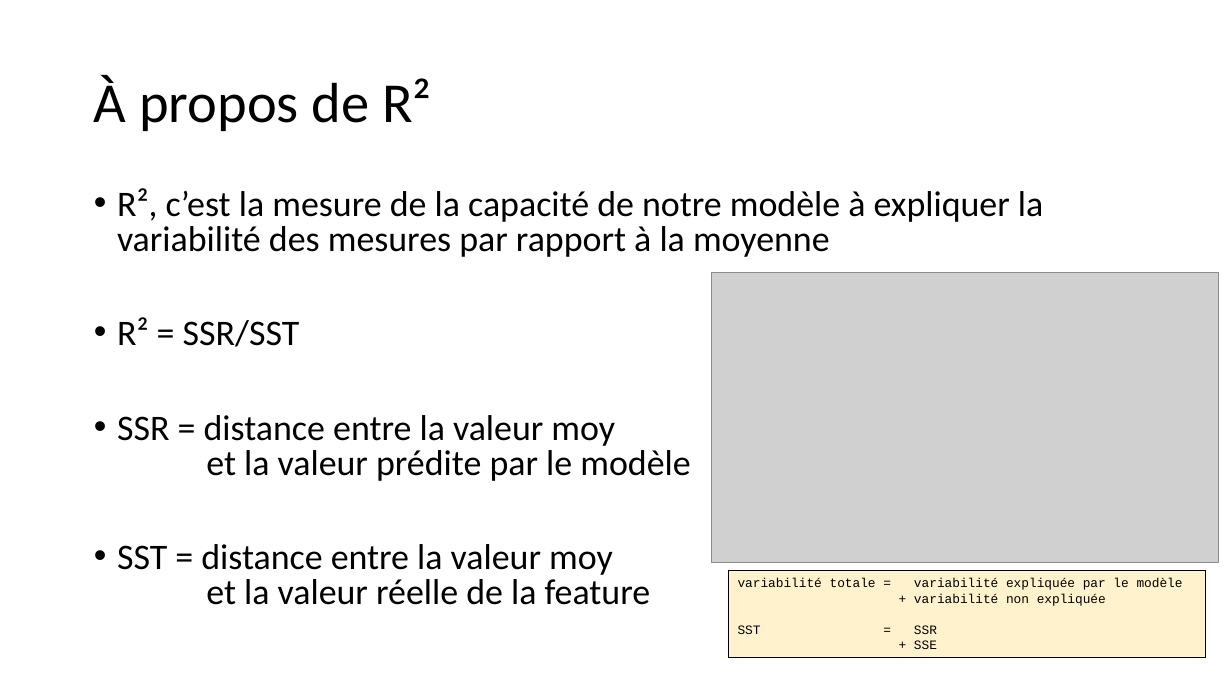
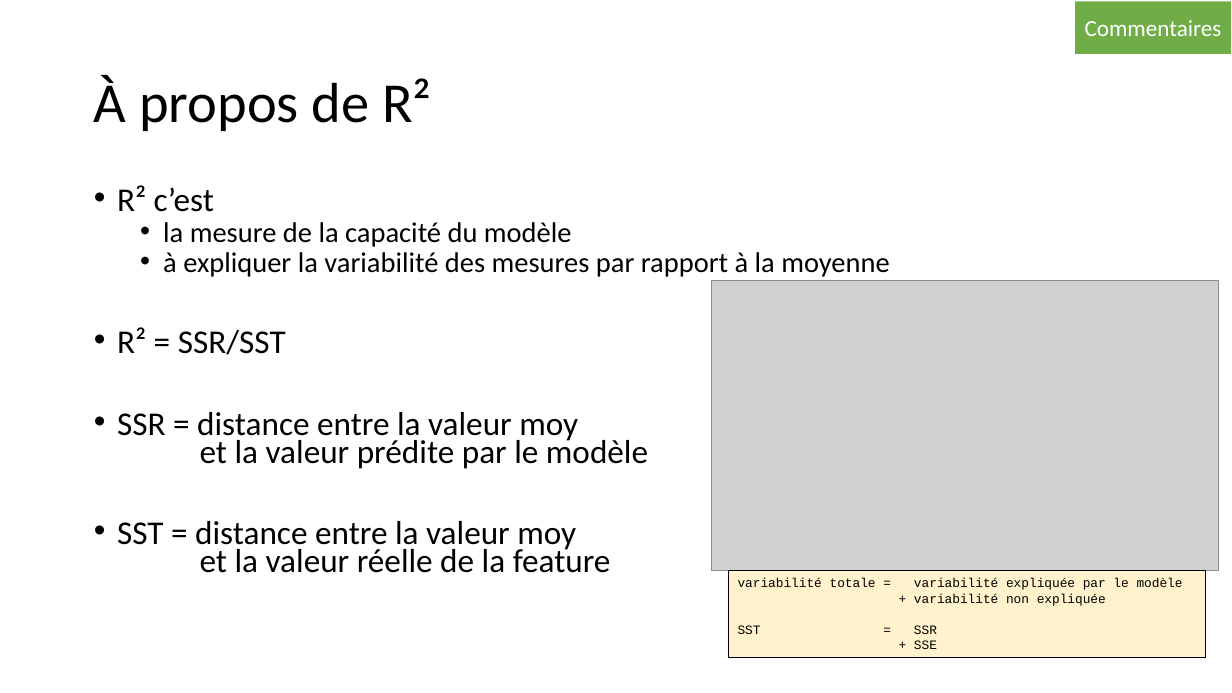
Before and after one commit to 40tude/Data_Essentials_Stage_Oct_2023, a slide deck: slide 39 of 00_notes_de_stage.pptx. Drawn at 1232x693 pixels with LibreOffice and Linux fonts; fonts in the diff are those of the drawing; grey boxes stand for pictures. Boxes give left, top, right and bottom in pixels: in the first picture for what was removed or moved away, otherwise in the second. Text is boxed around its words. In the diff, an @@ line names an element or a change of style, - is before the commit and + after.

```diff
--- a/00_notes_de_stage.pptx
+++ b/00_notes_de_stage.pptx
@@ rectangle added at (1076,1,1232,54), fill #70AD47, 18 pt, text #FFFFFF @@
+Commentaires
@@ text at (117,185,889,277): text changed; size 28 to 22.2 pt @@
-• R², c’est la mesure de la capacité de notre modèle à expliquer la variabilité des mesures par rapport à la moyenne
+• R² c’est
+  • la mesure de la capacité du modèle
+  • à expliquer la variabilité des mesures par rapport à la moyenne
@@ picture: place and size @@
-picture at (712,273,1219,563)
+picture at (712,281,1219,571)
@@ text at (117,327,648,573): size 28 to 25.9 pt in "R² = SSR/SST", "SSR = distance entre la valeur moy ...", "SST = distance entre la valeur moy ..."; line spacing 0.8 to 0.7 @@
```
Also in this commit, not shown: 15 other slides changed, 6 slides added, 7 other files.
